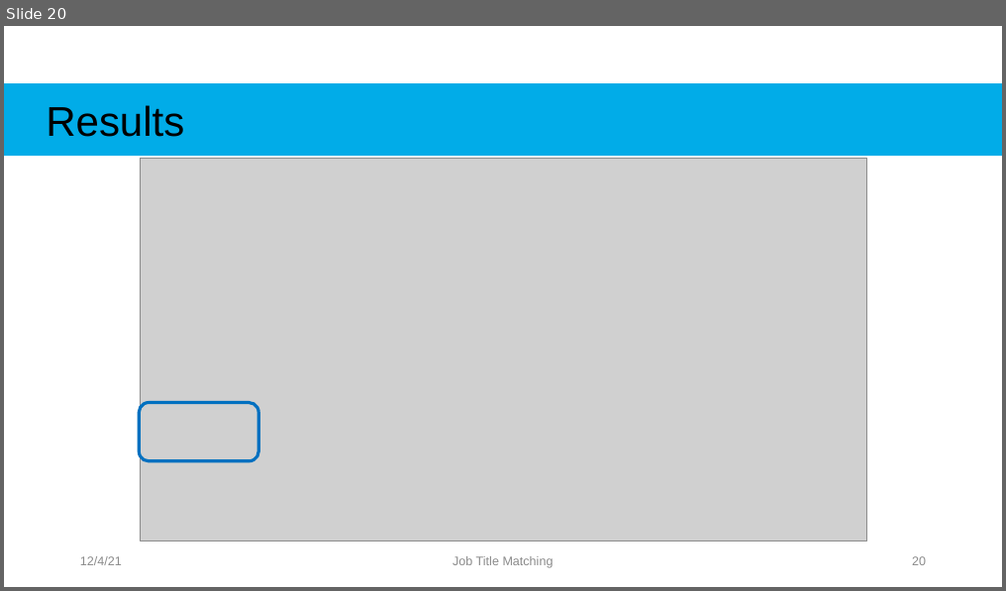
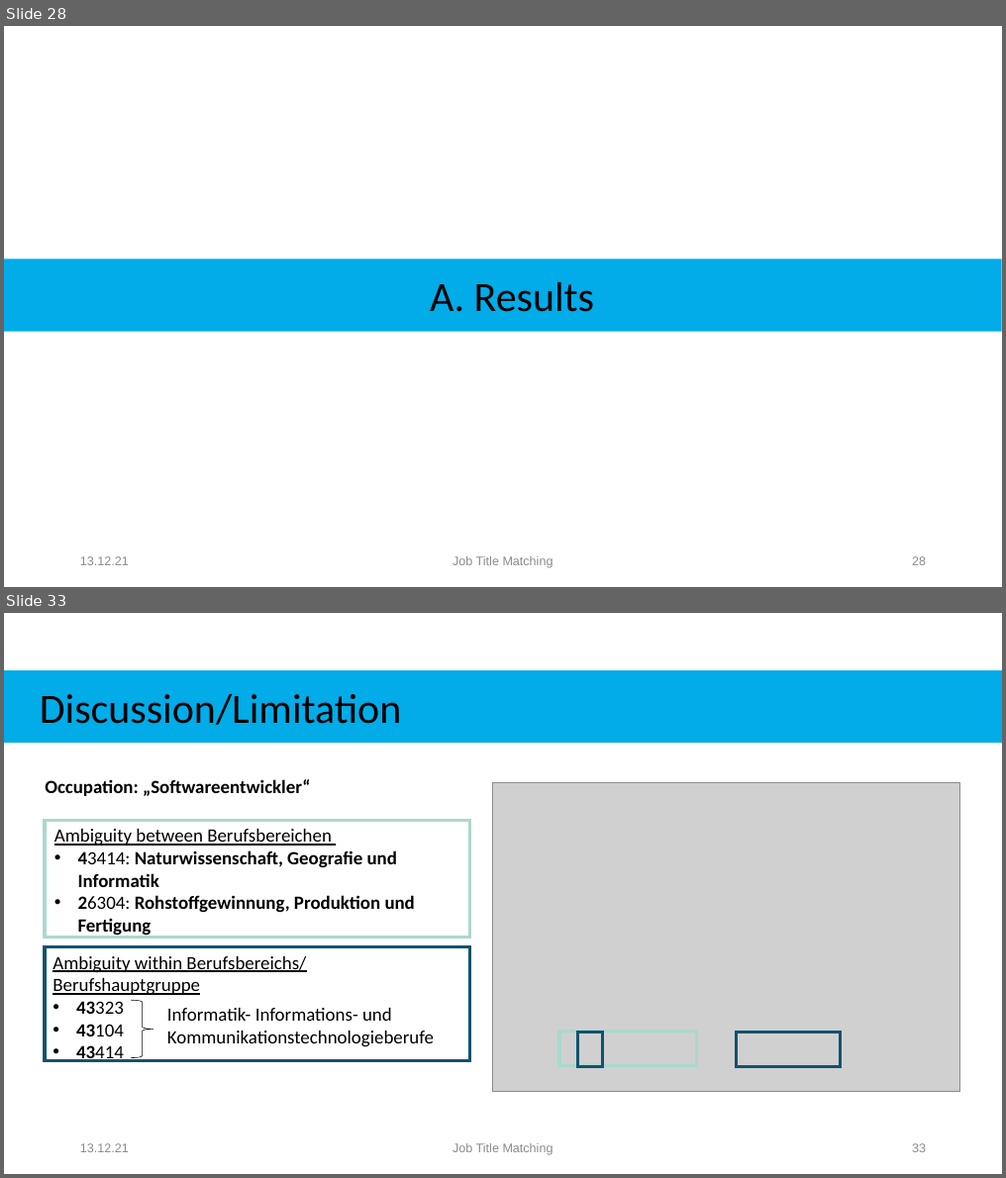
Before and after one commit to Rahkakavee/job-title-matching, a slide deck: presentation/Kolloquium.pptx. Shown one above the other, each under a label of ours: slide 20 before the commit, slides 28 and 33 after it; the slides between them are not shown. The pictures are 1006x591 and 1006x1178 pixels, drawn with LibreOffice and Linux fonts; fonts in the diff are those of the drawing; grey boxes stand for pictures. Boxes give left, top, right and bottom in pixels: in the first picture for what was removed or moved away, otherwise in the second. Text is boxed around its words. In the diff, an @@ line names an element or a change of style, - is before the commit and + after.

```diff
--- a/presentation/Kolloquium.pptx
+++ b/presentation/Kolloquium.pptx
@@ slide 33 added at bbox=[4, 613, 1002, 1174], background #FFFFFF @@
@@ rectangle added at bbox=[4, 670, 1002, 744], fill #01ACE8, 40 pt, text #000000 @@
+Discussion/Limitation
@@ text added at bbox=[45, 779, 310, 796], 18 pt, text #000000, bold @@
+Occupation: „Softwareentwickler“
@@ picture added at bbox=[493, 783, 960, 1091] @@
@@ rectangle added at bbox=[45, 820, 469, 938], outline #AAD8CD 3 pt @@
@@ text added at bbox=[54, 829, 415, 937], 18 pt, text #000000, bold @@
+Ambiguity between Berufsbereichen
+• 43414: Naturwissenschaft, Geografie und Informatik
+• 26304: Rohstoffgewinnung, Produktion und Fertigung
@@ rectangle added at bbox=[45, 948, 469, 1061], outline #125270 3 pt @@
@@ text added at bbox=[53, 957, 306, 1062], 18 pt, text #000000, underline @@
+Ambiguity within Berufsbereichs/ Berufshauptgruppe
+• 43323
+• 43104
+• 43414
@@ right brace added at bbox=[132, 1000, 153, 1058], outline #000000 0.5 pt @@
@@ text added at bbox=[167, 1008, 434, 1048], 18 pt, text #000000 @@
+Informatik- Informations- und Kommunikationstechnologieberufe
@@ rectangle added at bbox=[559, 1032, 696, 1065], outline #AAD8CD 3 pt @@
@@ rectangle added at bbox=[578, 1032, 602, 1066], outline #125270 3 pt @@
@@ rectangle added at bbox=[737, 1032, 841, 1066], outline #125270 3 pt @@
@@ text added at bbox=[80, 1144, 129, 1153], 12 pt, text #8C8C8C @@
+13.12.21
@@ text added at bbox=[452, 1144, 553, 1156], 12 pt, text #8C8C8C @@
+Job Title Matching
@@ page number added at bbox=[912, 1144, 926, 1153], 12 pt, text #8C8C8C @@
+33
@@ what was slide 20 is now slide 28 @@
@@ slide 28 changed as well @@
@@ picture removed at bbox=[140, 158, 866, 541] @@
@@ rectangle "A. Results": place and size @@
-rectangle "A. Results" at bbox=[4, 83, 1002, 157]
+rectangle "A. Results" at bbox=[4, 259, 1002, 332]
@@ text in rectangle at bbox=[430, 282, 594, 312]: text changed; font Arial to Calibri @@
-Results
+A. Results
@@ rounded rectangle removed at bbox=[139, 402, 258, 461] @@
@@ text at bbox=[80, 557, 129, 566]: text changed @@
-12/4/21
+13.12.21
```
Also in this commit, not shown: 23 other slides changed, 8 other slides added, 1 slide removed, 2 other files.
